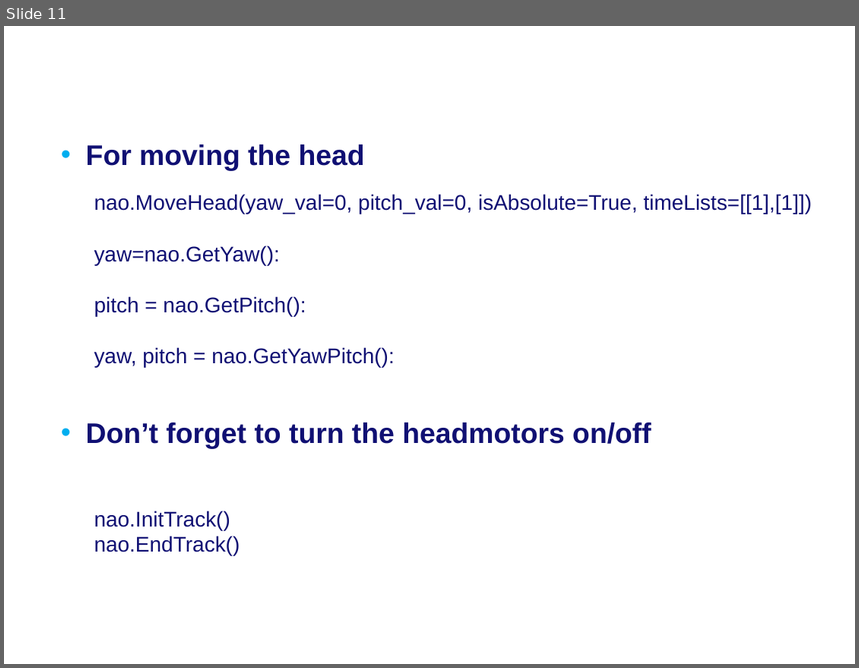
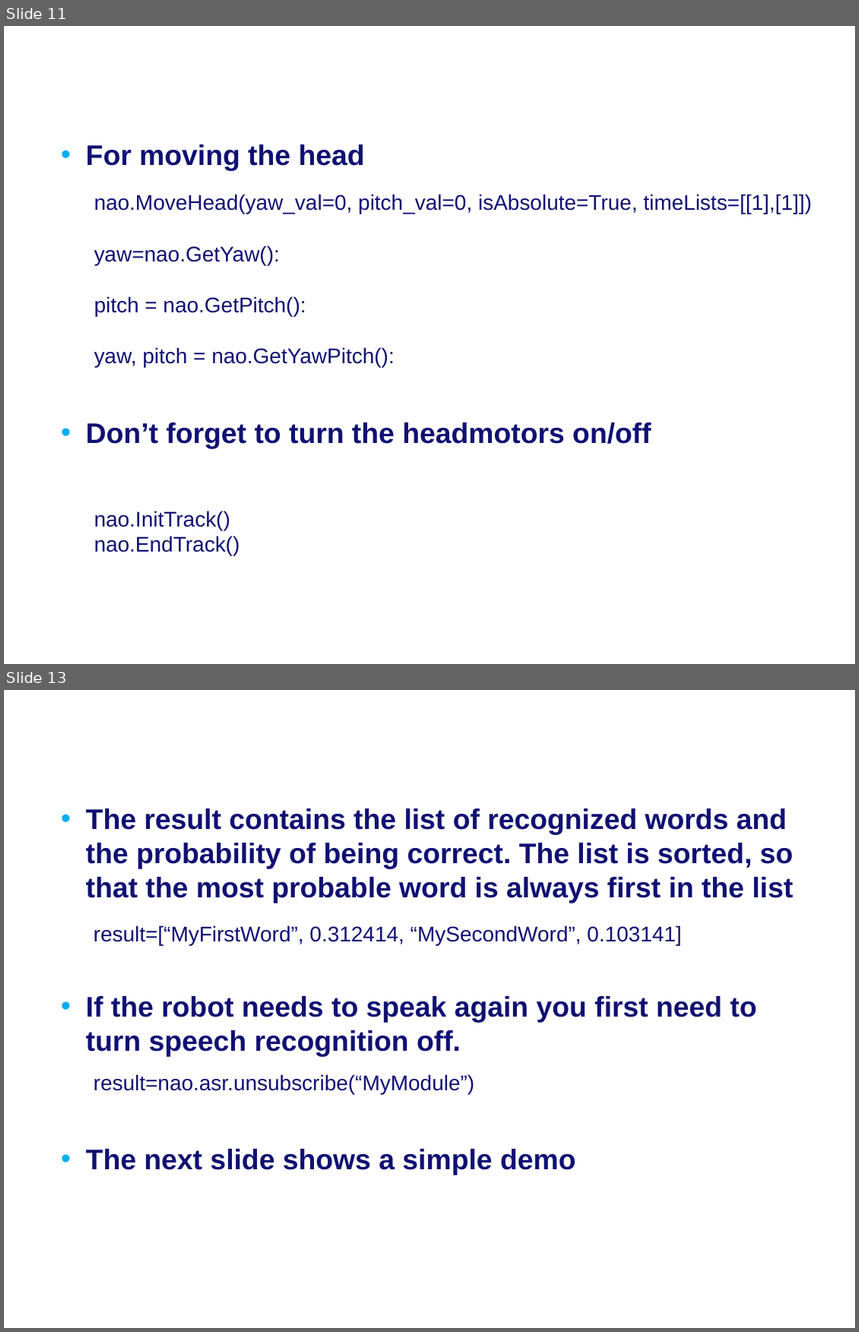
Before and after one commit to Rctue/nao-lib, a slide deck: Manual nao-lib.pptx. Shown one above the other, each under a label of ours: slide 11 before the commit, slides 11 and 13 after it; the slides between them are not shown. The pictures are 859x668 and 859x1332 pixels, drawn with LibreOffice and Linux fonts; fonts in the diff are those of the drawing; background and template pictures are left out. Boxes give left, top, right and bottom in pixels: in the first picture for what was removed or moved away, otherwise in the second. Text is boxed around its words. In the diff, an @@ line names an element or a change of style, - is before the commit and + after.

```diff
--- a/Manual nao-lib.pptx
+++ b/Manual nao-lib.pptx
@@ slide 13 added at [4, 690, 855, 1328], background #FFFFFF @@
@@ text added at [86, 809, 794, 1176], 24 pt, text #101073, bold @@
+• The result contains the list of recognized words and the probability of being correct. The list is sorted, so that the most probable word is always first in the list
+• If the robot needs to speak again you first need to turn speech recognition off.
+• The next slide shows a simple demo
@@ text added at [94, 926, 681, 945], 18 pt, text #101073 @@
+result=[“MyFirstWord”, 0.312414, “MySecondWord”, 0.103141]
@@ title added at [149, 1030, 409, 1056], 28 pt, text #FFFFFF, bold @@
+Speech recognition
@@ text added at [94, 1075, 475, 1094], 18 pt, text #101073 @@
+result=nao.asr.unsubscribe(“MyModule”)
```
Also in this commit, not shown: 1 slide changed, 7 other slides added, 1 slide removed, 2 other files.
